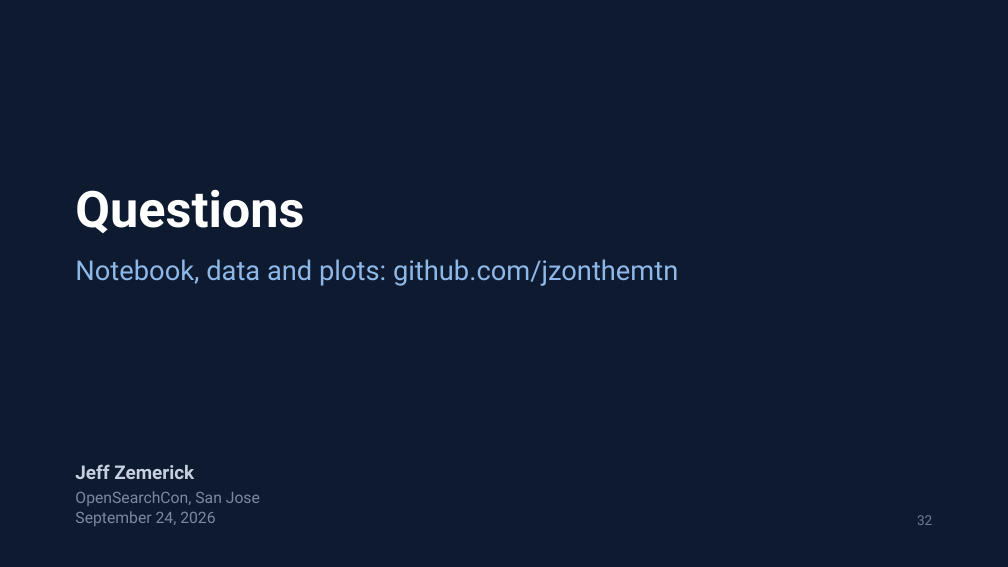
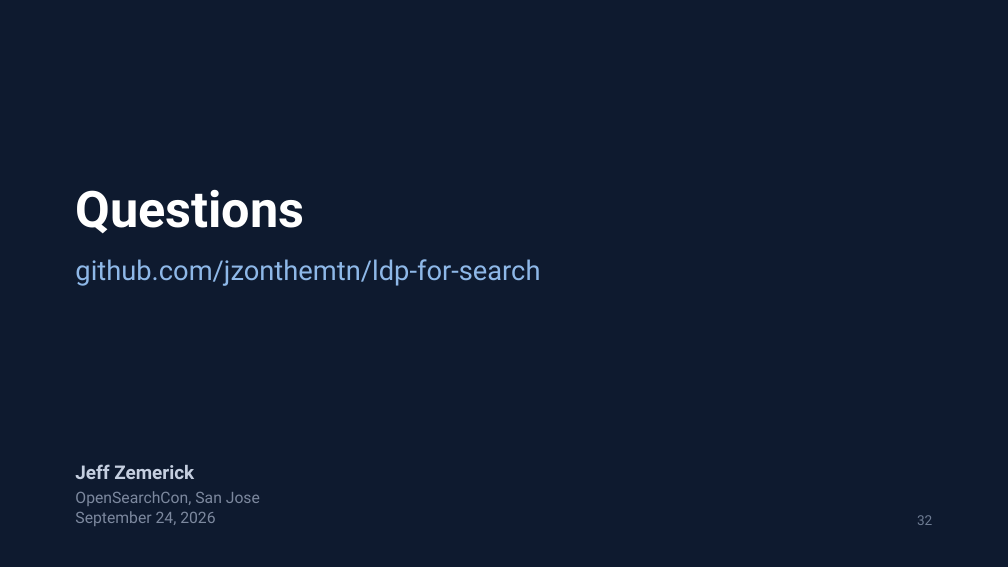
Before and after one commit to jzonthemtn/ldp-for-search, a slide deck: slide 32 of ldp_for_search_slides.pptx. Drawn at 1008x567 pixels with LibreOffice and Linux fonts; fonts in the diff are those of the drawing. Boxes give left, top, right and bottom in pixels: in the first picture for what was removed or moved away, otherwise in the second. Text is boxed around its words. In the diff, an @@ line names an element or a change of style, - is before the commit and + after.

```diff
--- a/ldp_for_search_slides.pptx
+++ b/ldp_for_search_slides.pptx
@@ text at [75, 259, 540, 286]: text changed @@
-Notebook, data and plots: github.com/jzonthemtn
+github.com/jzonthemtn/ldp-for-search
```
Also in this commit, not shown: 2 other files.
